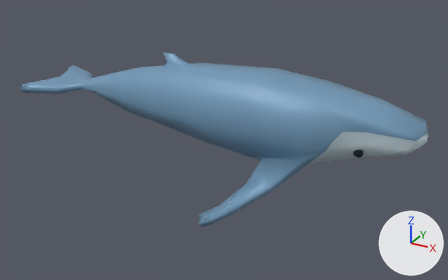
The glTF model public/models/whale.glb, before and after one commit.
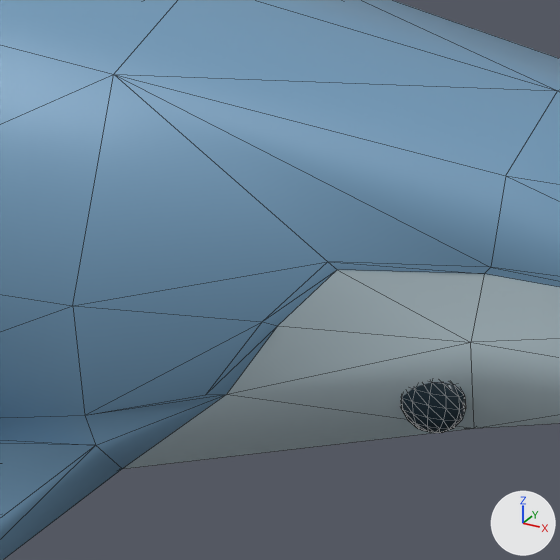
There are two pictures of each version: one whole from a camera (50 mm lens) standing at (5.48, -12.05, 5.16) and looking at (-1.17, 0.03, -0.88), one close up on the part from 65% to 84% of the width and 32% to 64% of the height. Every picture has the same lights, and +X, +Y and +Z are marked at lower right. The older version's two pictures come first. The close-ups show mesh edges as thin lines. Where no turn or scale is listed for an object, it has been applied to the vertices.

The first close-up shows 'Eye', 'Whale'.
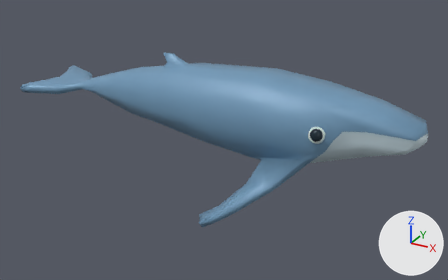
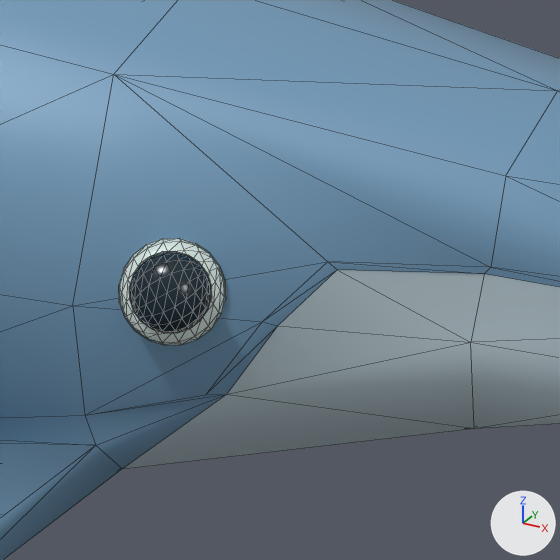
The change, as a list of edits to the scene's bpy script:
```text
Add mat_natural_iris_outline:
    mat_natural_iris_outline = principled_material('Natural iris outline')
    mat_natural_iris_outline.base_color = (0.665, 0.776, 0.738)  # light grey #d5e4df
    mat_natural_iris_outline.metallic = 0.05
    mat_natural_iris_outline.roughness = 0.35
Add me_sphere_1:
    me_sphere_1.from_pydata(...)  # 584 vertices, 1152 faces; spans x 1.33..1.67, y -1.02..1.02, z -0.02..0.31
    # faces by material slot: [576, 576]
    me_sphere_1.materials.append(mat_natural_iris_outline)  # light grey #d5e4df
    me_sphere_1.materials.append(mat_natural_dark_eyes)  # dark blue #0d2531
Remove ob_eye:
    ob_eye = bpy.data.objects.new('Eye', me_sphere)
    ob_eye.location = (0.0, 0.0, 0.0)
Add ob_eye_iris:
    ob_eye_iris = bpy.data.objects.new('Eye iris', me_sphere_1)
    ob_eye_iris.location = (0.0, 0.0, 0.0)
```

Location of each change, (x1, y1, x2, y2) in pixels of the close-ups (560 x 560 px):
'Eye iris', added
    after: (119, 238, 226, 345)
    faces in mat_natural_dark_eyes (dark blue #0d2531): (129, 251, 212, 333)
    faces in mat_natural_iris_outline (light grey #d5e4df): (119, 238, 226, 345)
'Eye', deleted
    before: (401, 382, 466, 433)
